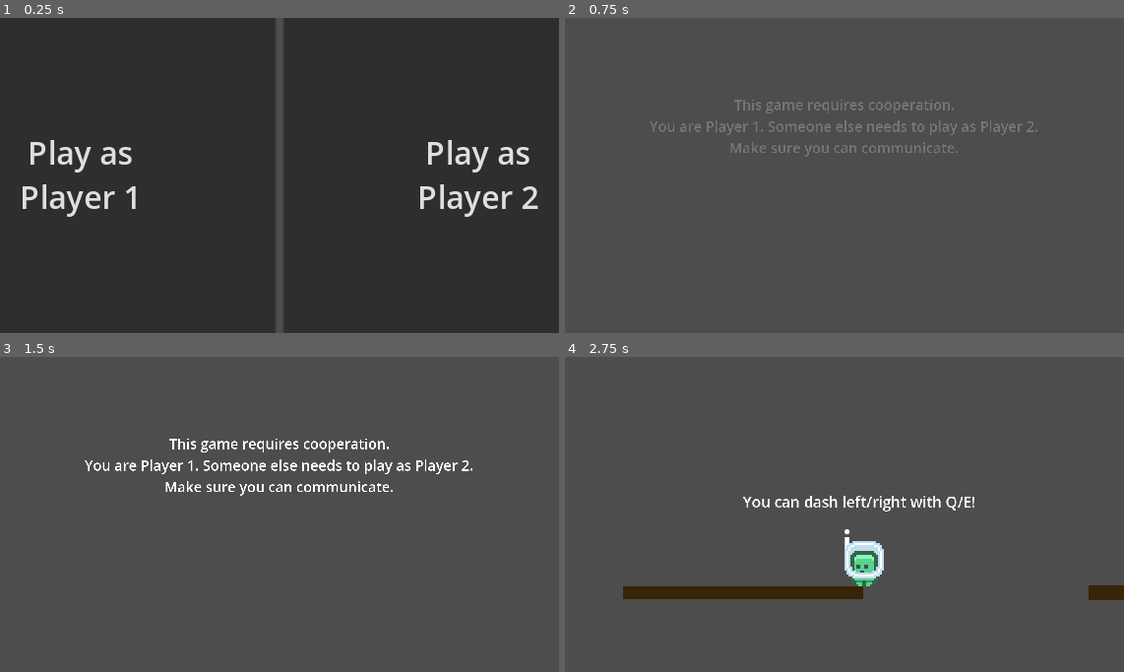
Above: before the commit, frames 1-4 (two rows, left to right).
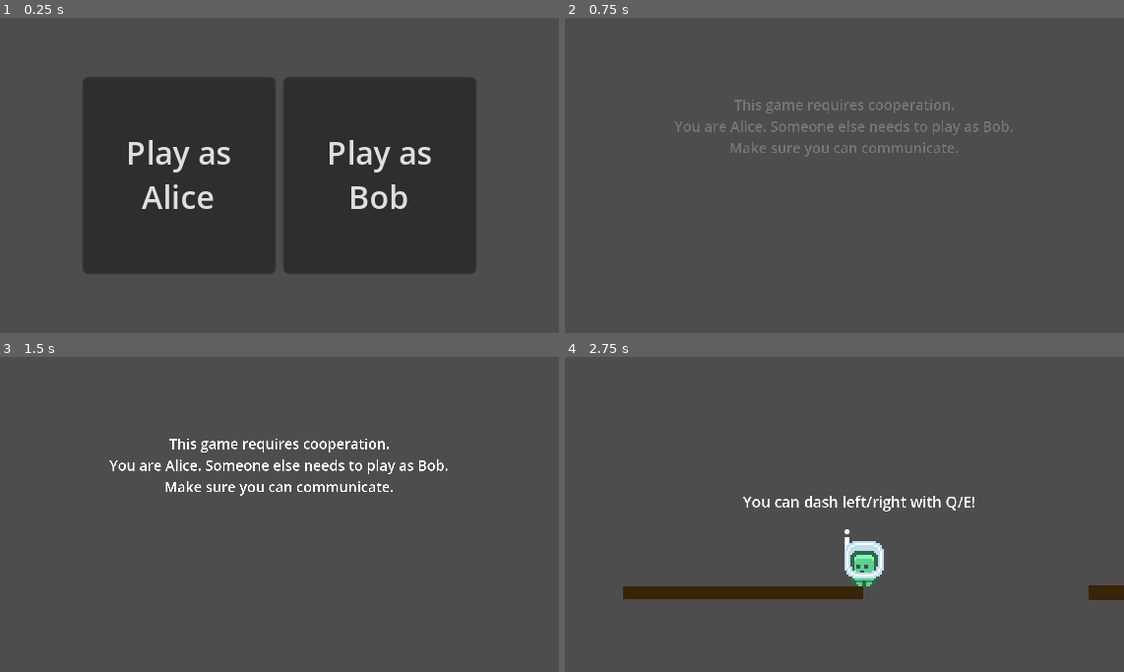
Above: after the commit, the same moments.

Repository: LeonMatthes/ggj25-info-bubble-platformer
Game: Godot game, scene res://Menus/PlayerSelect.tscn
Same seed, same stepped clock (60 frames per second), same inputs: the game is played once before the commit and once after it.
Inputs:
- Up to frame 1 (0.25 s): no input
- Up to frame 2 (0.75 s): click "Play as Player 1" (after the commit: "Play as Alice") at 0.5 s
- Up to frame 3 (1.5 s): tap C at 1.25, 1.35 s; hold E (player_dash_right) from 1.28 s (still down)
- Up to frame 4 (2.75 s): keep holding E (player_dash_right); tap Up (player_jump) at 1.52, 2.27 s; tap C at 2 s; tap G at 2.1 s

The runs differ from the first frame. In frame 1, 57% of the frame differs, in the area x 0-100%, y 0-100%; in frame 2, 0.9%; in frame 3, 1.2%; in frame 4, nothing differs.

Commit message:
Update menus to Alice & Bob

Diff:
--- a/Menus/PlayerInstructions.tscn
+++ b/Menus/PlayerInstructions.tscn
@@ -148,7 +148,7 @@
 layout_mode = 2
 theme_override_colors/font_color = Color(1, 1, 1, 0)
 theme_override_font_sizes/font_size = 24
-text = "Tell Player 2 to press \"C\" to continue."
+text = "Tell Bob to press \"C\" to continue."
 horizontal_alignment = 1
 vertical_alignment = 1
 script = ExtResource("2_hqu70")
@@ -161,15 +161,15 @@
 
 [node name="HBoxContainer2" type="VBoxContainer" parent="."]
 modulate = Color(1, 1, 1, 0)
-offset_left = -199.0
-offset_top = -109.0
-offset_right = 114.0
-offset_bottom = -51.0
+offset_left = -130.0
+offset_top = -73.0
+offset_right = 127.0
+offset_bottom = -15.0
 scale = Vector2(0.3, 0.3)
 
 [node name="Label" type="Label" parent="HBoxContainer2"]
 layout_mode = 2
-text = "If you picked the wrong player:"
+text = "If you need to change characters:"
 
 [node name="Button" type="Button" parent="HBoxContainer2"]
 layout_mode = 2
--- a/Menus/PlayerSelect.tscn
+++ b/Menus/PlayerSelect.tscn
@@ -8,10 +8,10 @@
 [node name="Camera2D" type="Camera2D" parent="."]
 
 [node name="HBoxContainer" type="HBoxContainer" parent="."]
-offset_left = -200.0
-offset_top = -100.0
-offset_right = 200.0
-offset_bottom = 100.0
+offset_left = -100.0
+offset_top = -50.0
+offset_right = 100.0
+offset_bottom = 50.0
 
 [node name="Player1" type="VBoxContainer" parent="HBoxContainer"]
 layout_mode = 2
@@ -21,7 +21,7 @@
 layout_mode = 2
 size_flags_vertical = 3
 text = "Play as
-Player 1"
+Alice"
 
 [node name="Player2" type="VBoxContainer" parent="HBoxContainer"]
 layout_mode = 2
@@ -31,7 +31,7 @@
 layout_mode = 2
 size_flags_vertical = 3
 text = "Play as
-Player 2"
+Bob"
 
 [connection signal="pressed" from="HBoxContainer/Player1/Button" to="." method="_on_player_1_selected"]
 [connection signal="pressed" from="HBoxContainer/Player2/Button2" to="." method="_on_player_2_selected"]
--- a/scripts/coop_check.gd
+++ b/scripts/coop_check.gd
@@ -3,7 +3,7 @@
 # Called when the node enters the scene tree for the first time.
 func _ready() -> void:
 	if !Globals.is_player_1:
-		self.text = "Wait for instructions from Player 1!"
+		self.text = "Wait for instructions from Alice!"
 
 static var player_1_level = preload("res://levels/level1_1.tscn")
 static var player_2_level = preload("res://levels/level1_2.tscn")
--- a/scripts/hello_label.gd
+++ b/scripts/hello_label.gd
@@ -4,6 +4,6 @@
 # Called when the node enters the scene tree for the first time.
 func _ready() -> void:
 	if Globals.is_player_1:
-		self.text = self.text.replace("[self]", "Player 1").replace("[other]", "Player 2")
+		self.text = self.text.replace("[self]", "Alice").replace("[other]", "Bob")
 	else:
-		self.text = self.text.replace("[self]", "Player 2").replace("[other]", "Player 1")
+		self.text = self.text.replace("[self]", "Bob").replace("[other]", "Alice")
